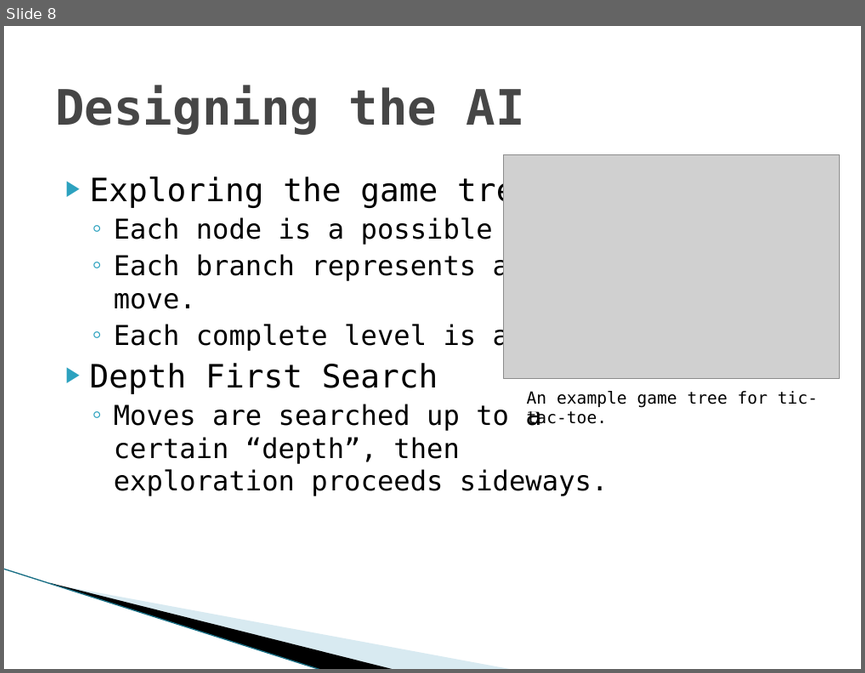
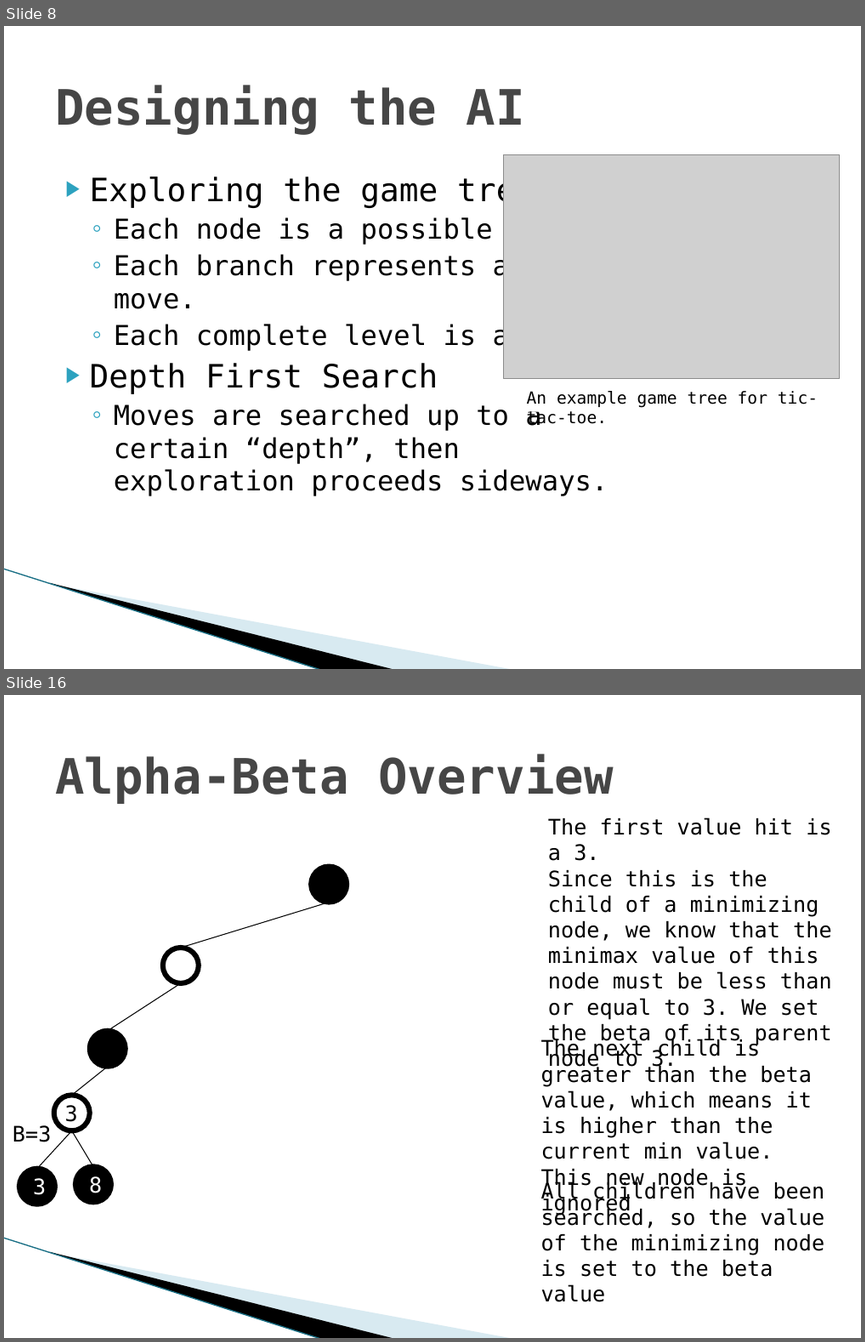
Before and after one commit to TadCordle/Senior-Project, a slide deck: Game Theory and Artificial Intelligence Design.pptx. Shown one above the other, each under a label of ours: slide 8 before the commit, slides 8 and 16 after it; the slides between them are not shown. The pictures are 865x673 and 865x1342 pixels, drawn with LibreOffice and Linux fonts; fonts in the diff are those of the drawing; grey boxes stand for pictures; background and template pictures are left out. Boxes give left, top, right and bottom in pixels: in the first picture for what was removed or moved away, otherwise in the second. Text is boxed around its words. In the diff, an @@ line names an element or a change of style, - is before the commit and + after.

```diff
--- a/Game Theory and Artificial Intelligence Design.pptx
+++ b/Game Theory and Artificial Intelligence Design.pptx
@@ slide 16 added at box(4, 695, 861, 1338), background #FFFFFF; not listed: 3 template elements that a slide beside it also shows @@
@@ title added at box(55, 754, 613, 804), 41 pt, text #464646, bold @@
+Alpha-Beta Overview
@@ text added at box(548, 817, 832, 1071), 18 pt, text #000000 @@
+The first value hit is a 3.
+Since this is the child of a minimizing node, we know that the minimax value of this node must be less than or equal to 3. We set the beta of its parent node to 3.
@@ ellipse added at box(311, 867, 347, 902), fill #000000, outline #000000 4.33 pt @@
@@ line added from (329, 902) to (181, 947), #000000 0.75 pt @@
@@ ellipse added at box(162, 947, 199, 984), fill #FFFFFF, outline #000000 4.33 pt @@
@@ line added from (181, 983) to (108, 1031), #000000 0.75 pt @@
@@ text added at box(541, 1024, 812, 1215), 18 pt, text #000000 @@
+The next child is greater than the beta value, which means it is higher than the current min value. This new node is ignored
@@ ellipse added at box(90, 1031, 126, 1066), fill #000000, outline #000000 4.33 pt @@
@@ line added from (108, 1066) to (72, 1095), #000000 0.75 pt @@
@@ ellipse added at box(53, 1095, 90, 1131), fill #FFFFFF, outline #000000 4.33 pt @@
@@ text added at box(12, 1125, 52, 1142), 18 pt, text #000000 @@
+B=3
@@ text added at box(65, 1105, 78, 1122), 18 pt, text #000000 @@
+3
@@ line added from (72, 1130) to (37, 1168), #000000 0.75 pt @@
@@ line added from (72, 1130) to (93, 1166), #000000 0.75 pt @@
@@ ellipse added at box(19, 1168, 55, 1204), fill #000000, outline #000000 4.33 pt, 18 pt, text #FFFFFF @@
+3
@@ ellipse added at box(75, 1166, 111, 1202), fill #000000, outline #000000 4.33 pt, 18 pt, text #FFFFFF @@
+8
@@ text added at box(541, 1181, 825, 1276), 18 pt, text #000000 @@
+All children have been searched, so the value of the minimizing node is set to the beta value
```
Also in this commit, not shown: 1 slide changed, 11 other slides added.
